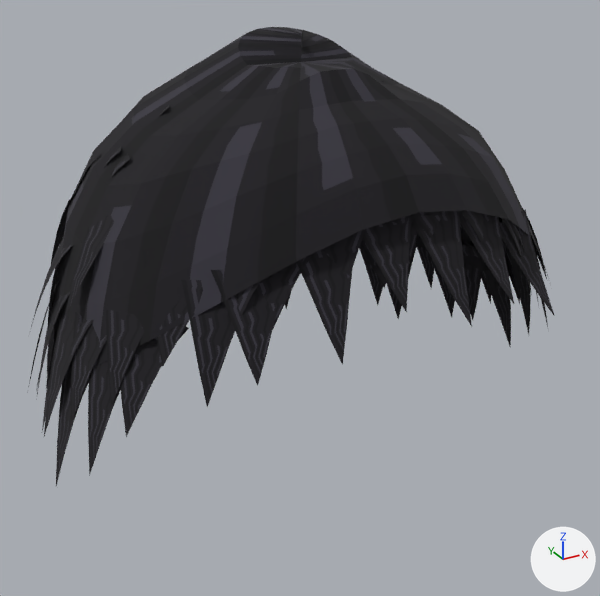
The glTF model models/pickle2/parts/hair_shag.glb: old version first, new version second.
One viewpoint serves both versions: a camera (50 mm lens) standing at (-0.6, -1.087, 1.916) and looking at (-0.006, -0.007, 1.376). Every picture has the same lights, and +X, +Y and +Z are marked at lower right. The older version comes first. Vertices at exactly the same position are counted once.

Names of what the first picture shows: 'hair_shag'.
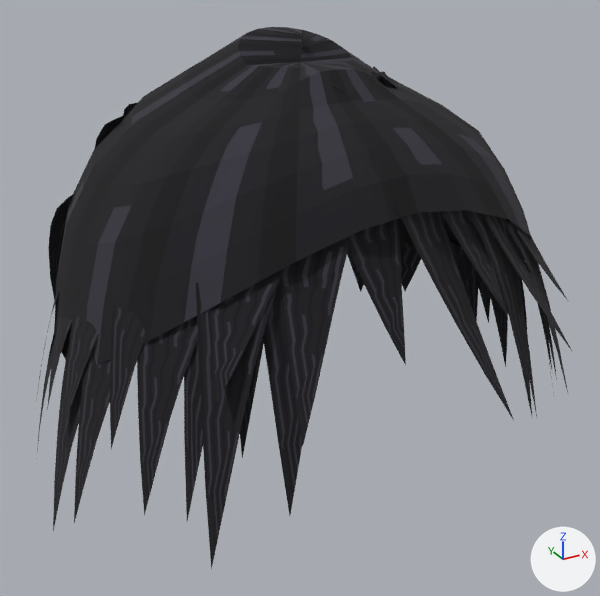
Location of each change, [x1, y1, x2, y2] in pixels of the pictures (600 x 596 px; the box of a moved part takes in the faces that stretch with it):
'hair_shag', reshaped (18% taller)
    before: [27, 27, 555, 486]
    after: [36, 27, 572, 570]
part 1 of me_hair_shag, moved or reshaped
    before: [56, 360, 89, 486]
    after: [53, 350, 84, 531]
part 2 of me_hair_shag, rebuilt (not visible afterwards)
    before: [499, 221, 520, 304]
part 3 of me_hair_shag, rebuilt (mostly hidden before)
    before: [460, 223, 491, 304]
    after: [478, 275, 490, 323]
part 4 of me_hair_shag, rebuilt (not visible before)
    after: [450, 242, 479, 321]
part 5 of me_hair_shag, rebuilt (mostly hidden afterwards)
    before: [417, 246, 434, 288]
    after: [442, 214, 446, 222]
part 6 of me_hair_shag, rebuilt (not visible before)
    after: [400, 242, 421, 291]
part 7 of me_hair_shag, rebuilt
    before: [521, 206, 547, 279]
    after: [537, 303, 553, 374]
part 8 of me_hair_shag, deleted
    before: [27, 81, 555, 476]
part 9 of me_hair_shag, built on (mostly hidden before)
    before: [48, 146, 540, 322]
    after: [36, 71, 572, 570]

The edits, one by one:
me_hair_shag is used by ob_hair_shag; location (0.0, 0.0, 0.0).
me_hair_shag had 1385 vertices, 1314 faces and spanned x -0.431..0.441, y -0.363..0.467, z 1.137..1.785.
me_hair_shag now has 1022 vertices, 1017 faces and spans x -0.444..0.443, y -0.419..0.448, z 1.106..1.785.
me_hair_shag part 1: the loose piece of 11 vertices spanning x -0.43..-0.354, y -0.096..0.025, z 1.178..1.398 is scaled about its middle by (1.2, 0.99, 1.3), then moved by (-0.006, -0.004, -0.039).
me_hair_shag part 2: the loose piece of 11 vertices spanning x 0.322..0.403, y -0.132..-0.003, z 1.305..1.475 is rebuilt with 11 vertices and now spans x 0.318..0.404, y -0.133..-0.016, z 1.276..1.485.
me_hair_shag part 3: the loose piece of 11 vertices spanning x 0.349..0.428, y -0.039..0.073, z 1.26..1.45 is rebuilt with 11 vertices and now spans x 0.344..0.429, y -0.041..0.074, z 1.218..1.455.
me_hair_shag part 4: the loose piece of 11 vertices spanning x 0.342..0.425, y -0.001..0.119, z 1.241..1.45 is rebuilt with 11 vertices and now spans x 0.359..0.443, y 0.006..0.112, z 1.133..1.381.
me_hair_shag part 5: the loose piece of 11 vertices spanning x 0.312..0.413, y 0.099..0.201, z 1.233..1.452 is rebuilt with 11 vertices and now spans x 0.321..0.407, y 0.073..0.168, z 1.245..1.457.
me_hair_shag part 6: the loose piece of 11 vertices spanning x 0.266..0.353, y 0.175..0.269, z 1.257..1.453 is rebuilt with 11 vertices and now spans x 0.28..0.383, y 0.116..0.27, z 1.223..1.412.
me_hair_shag part 7: the loose piece of 11 vertices spanning x 0.262..0.375, y -0.186..-0.07, z 1.387..1.552 is rebuilt with 11 vertices and now spans x 0.274..0.397, y -0.186..-0.09, z 1.213..1.528.
me_hair_shag part 8: 69 loose pieces with 759 vertices, spanning x -0.431..0.441, y -0.363..0.467, z 1.137..1.721, are deleted.
me_hair_shag part 9: 242 vertices removed from x -0.364..0.387, y -0.31..0.437, z 1.228..1.708; 638 vertices added at x -0.431..0.428, y -0.419..0.439, z 1.139..1.738.
Other edits to the shape of me_hair_shag do not show in these pictures.
